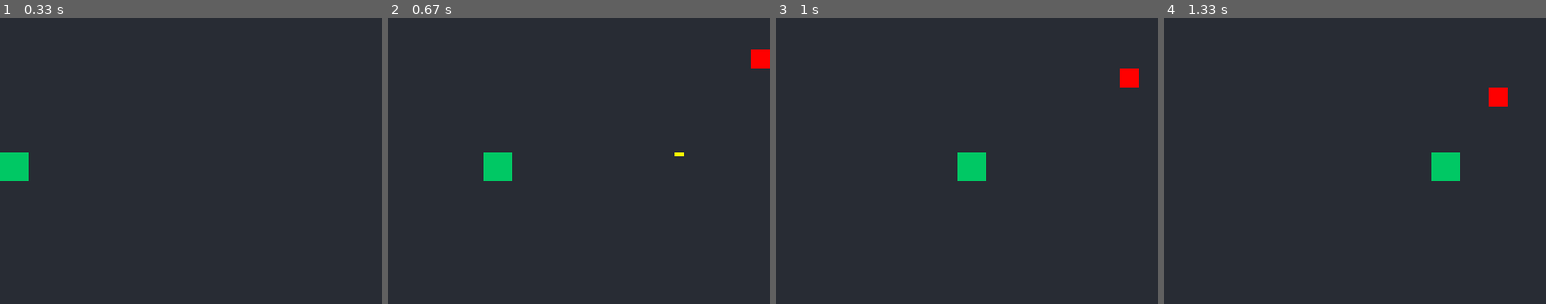
Above: before the commit, frames 1-4 (left to right).
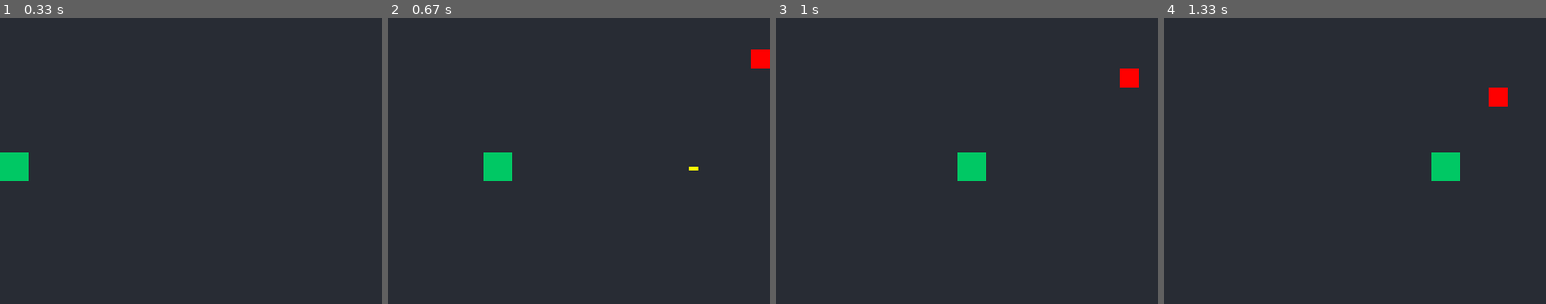
Above: after the commit, the same moments.

Repository: gabrielandrade-95/Projeto-Final-IP-Pygame
Game: pygame game, started from main.py
Two runs of this game, one before a commit and one after it. Both use one fixed random seed, a clock stepped at 60 frames per second and the inputs below.
Inputs:
- Up to frame 1 (0.33 s): no input
- Up to frame 2 (0.67 s): hold Space from 0.33 s (still down); hold Right from 0.33 s (still down)
- Up to frame 3 (1 s): release Space at 0.8 s; release Right at 0.8 s; hold Right from 0.83 s (still down)
- Up to frame 4 (1.33 s): release Right at 1.3 s
The pictures show only the part of the screen within x 50-100%, y 26-76%; the shares and areas given below are measured in that part.

Frame 1 is identical in both runs. In frame 2, less than 0.1% of the frame differs, in the area x 75-82%, y 47-54%; in frame 3, nothing differs; in frame 4, nothing differs.

Commit message:
Corrigi a posição que o projétil aparecia na tela. Anteriormente o tiro estava saindo da ponta do player, mas deveria sair do centro dele.

Diff:
--- a/sistemas/jogo.py
+++ b/sistemas/jogo.py
@@ -53,7 +53,7 @@
                         px = self.player.x
                         py = self.player.y
                         direcao = self.player.direcao_da_frente
-                        novo_tiro = Projetil(px, py, direcao)
+                        novo_tiro = Projetil(px + 15, py + 15, direcao)
                         self.grupo_projeteis.add(novo_tiro)
                         self.player.ultimo_tiro = tempo_atual
 
